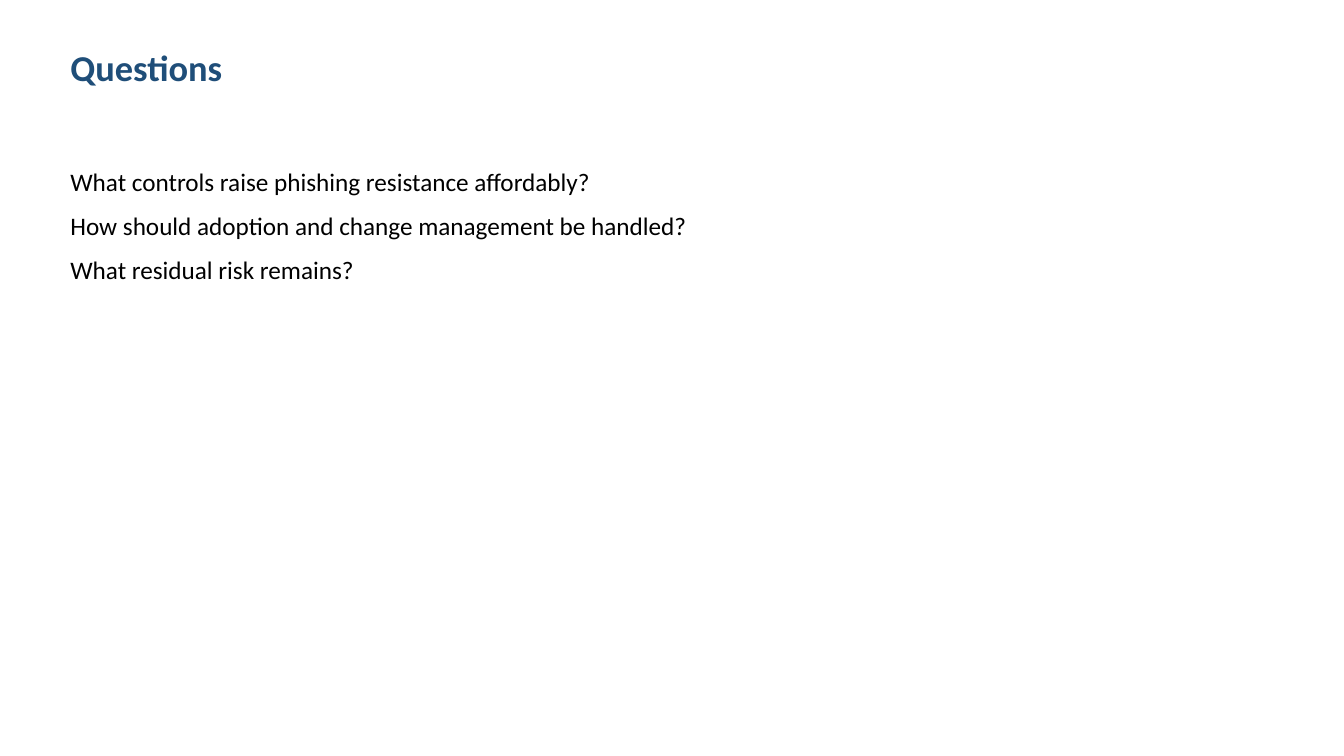
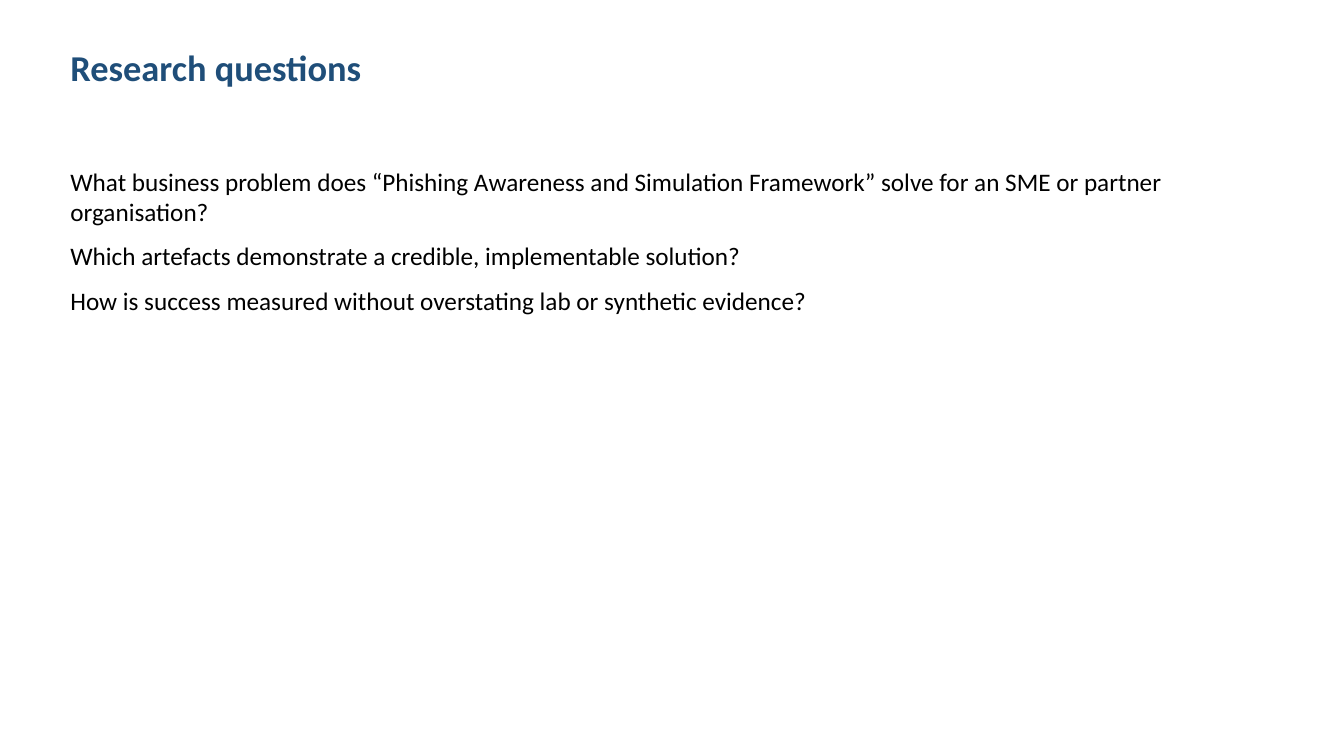
Before and after one commit to shohrabniaz/phishing-awareness-and-simulation-framework, a slide deck: slide 2 of Final_Submission/02_Presentation.pptx. Drawn at 1344x756 pixels with LibreOffice and Linux fonts; fonts in the diff are those of the drawing. Boxes give left, top, right and bottom in pixels: in the first picture for what was removed or moved away, otherwise in the second. Text is boxed around its words. In the diff, an @@ line names an element or a change of style, - is before the commit and + after.

```diff
--- a/Final_Submission/02_Presentation.pptx
+++ b/Final_Submission/02_Presentation.pptx
@@ text at (x1=70, y1=55, x2=361, y2=87): text changed @@
-Questions
+Research questions
@@ text at (x1=70, y1=173, x2=1161, y2=315): text changed @@
-What controls raise phishing resistance affordably?
-How should adoption and change management be handled?
-What residual risk remains?
+What business problem does “Phishing Awareness and Simulation Framework” solve for an SME or partner organisation?
+Which artefacts demonstrate a credible, implementable solution?
+How is success measured without overstating lab or synthetic evidence?
```
Also in this commit, not shown: 3 other slides changed, 12 other files.
